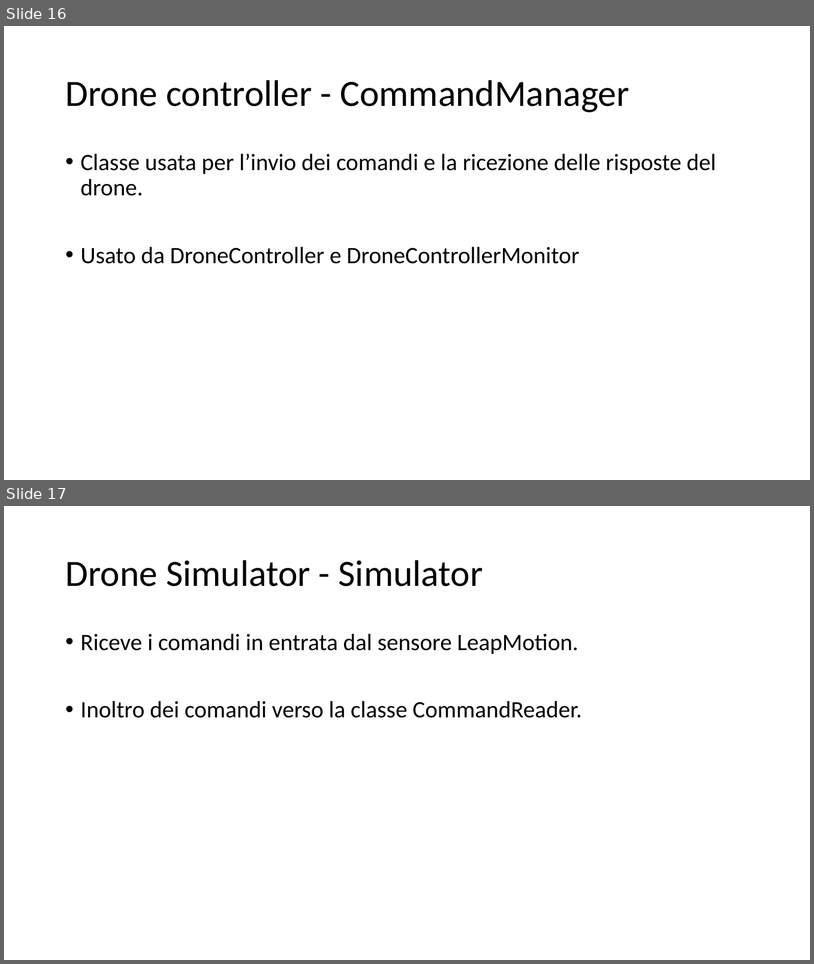
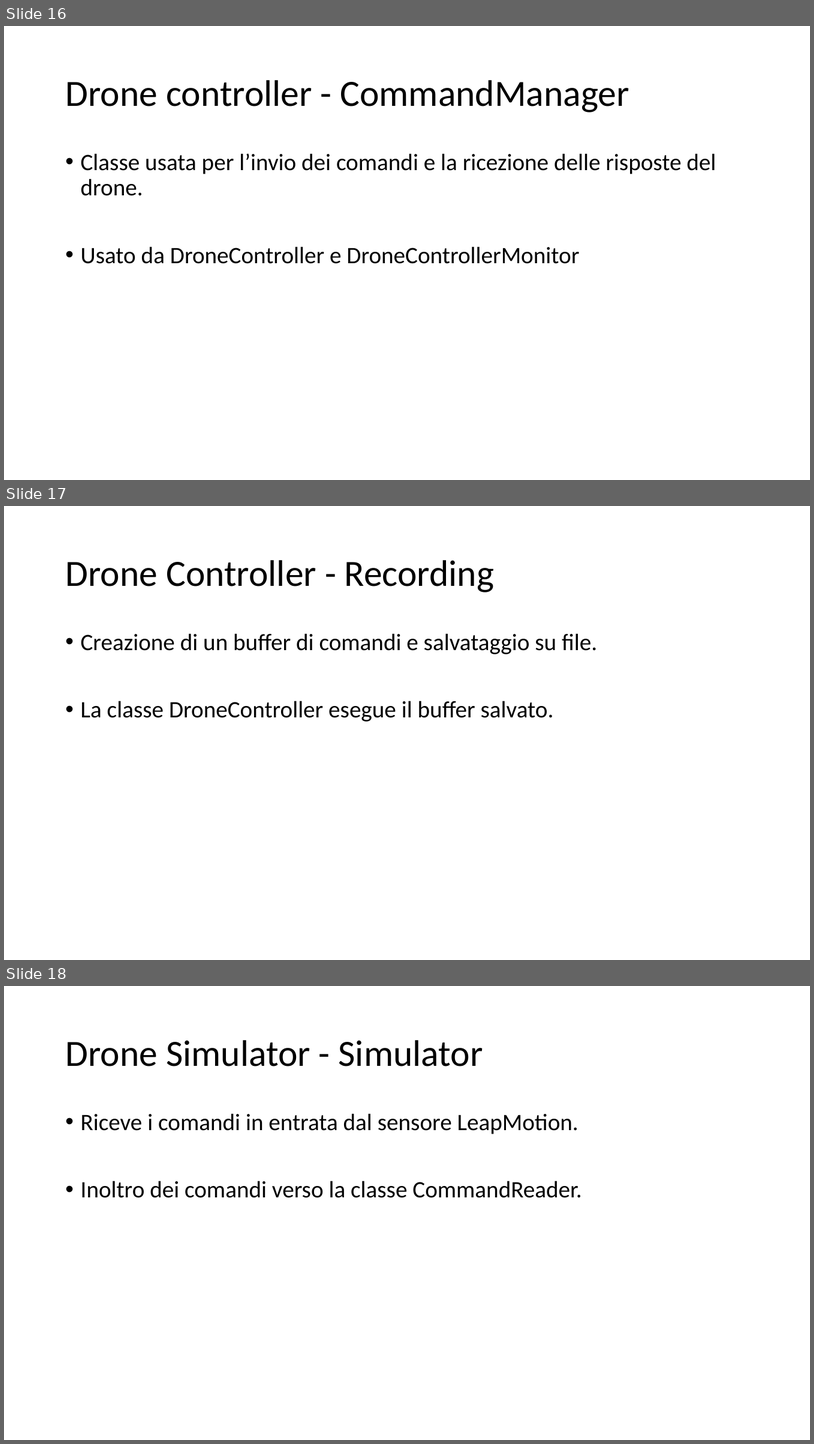
Before and after one commit to LuMug/DroneControlSystem, a slide deck: docs/Presentazione.pptx. Shown one above the other, each under a label of ours: slides 16 and 17 before the commit, slides 16, 17 and 18 after it. The pictures are 814x964 and 814x1444 pixels, drawn with LibreOffice and Linux fonts; fonts in the diff are those of the drawing. Boxes give left, top, right and bottom in pixels: in the first picture for what was removed or moved away, otherwise in the second. Text is boxed around its words. In the diff, an @@ line names an element or a change of style, - is before the commit and + after.

```diff
--- a/docs/Presentazione.pptx
+++ b/docs/Presentazione.pptx
@@ slide 17 added at (4, 506, 810, 960), background #FFFFFF @@
@@ title added at (65, 560, 494, 592), 44 pt, text #000000 @@
+Drone Controller - Recording
@@ text added at (81, 633, 597, 721), 28 pt, text #000000 @@
+• Creazione di un buffer di comandi e salvataggio su file.
+• La classe DroneController esegue il buffer salvato.
@@ what was slide 17 is now slide 18 @@
```
Also in this commit, not shown: 2 slides changed, 1 other slide added, 1 other file.
